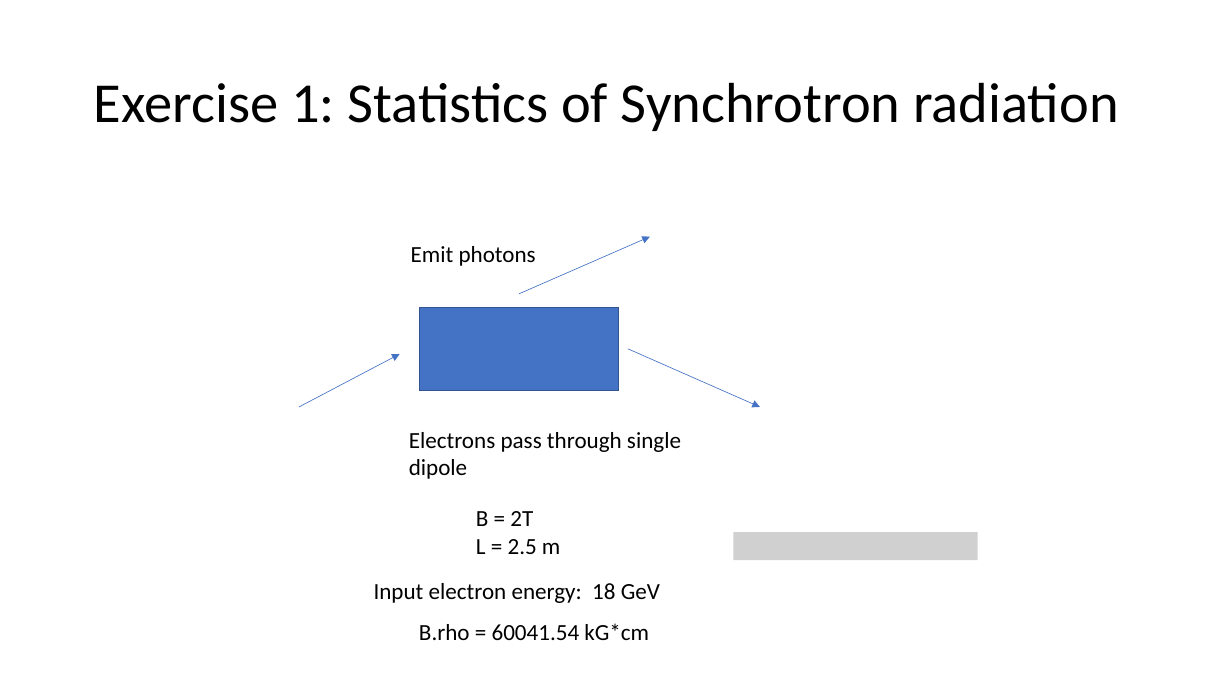
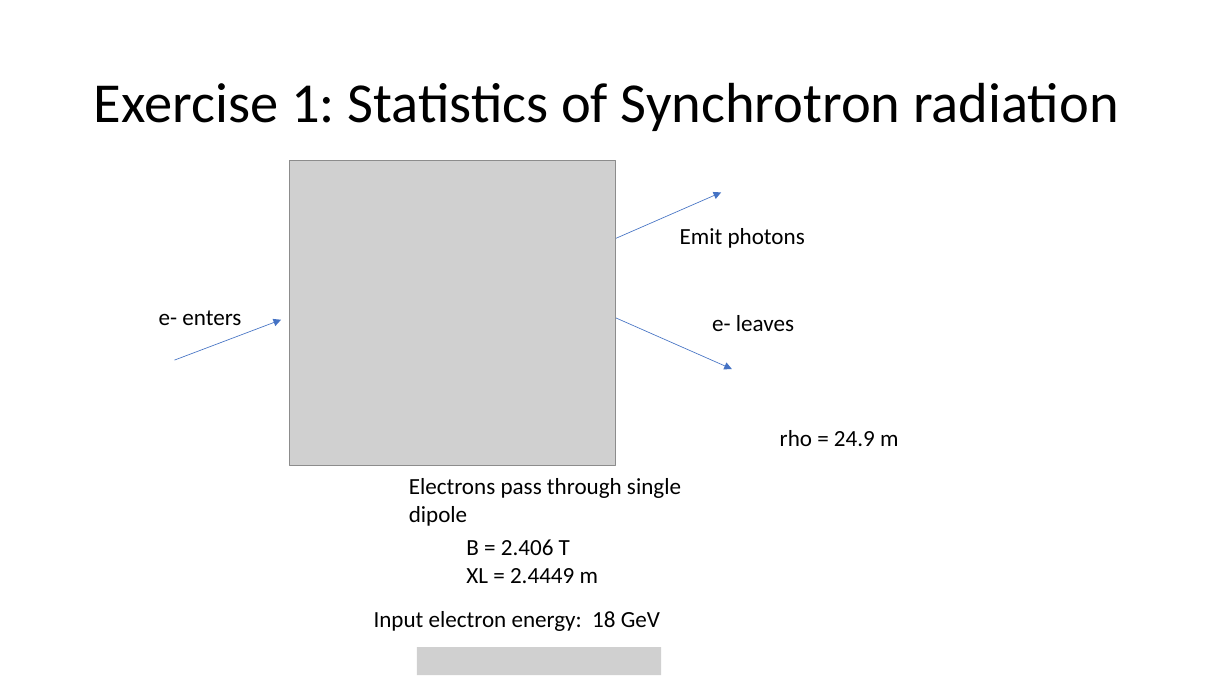
Before and after one commit to radiasoft/Zgoubi-Workshop, a slide deck: slide 2 of Tutorials/Tuesday/TutTu1/Tuesday Tutorial Slides.pptx. Drawn at 1232x693 pixels with LibreOffice and Linux fonts; fonts in the diff are those of the drawing; grey boxes stand for pictures. Boxes give left, top, right and bottom in pixels: in the first picture for what was removed or moved away, otherwise in the second. Text is boxed around its words. In the diff, an @@ line names an element or a change of style, - is before the commit and + after.

```diff
--- a/Tutorials/Tuesday/TutTu1/Tuesday Tutorial Slides.pptx
+++ b/Tutorials/Tuesday/TutTu1/Tuesday Tutorial Slides.pptx
@@ picture added at [289, 160, 616, 465] @@
@@ arrow moved from (519, 294) - (650, 237) to (591, 250) - (722, 192) @@
@@ text "Emit photons": place and size @@
-text "Emit photons" at [411, 246, 536, 266]
+text "Emit photons" at [680, 228, 805, 248]
@@ text added at [159, 310, 241, 325], 18 pt, text #000000 @@
+e- enters
@@ arrow moved from (299, 407) - (400, 354) to (175, 360) - (281, 320) @@
@@ rectangle removed at [420, 308, 619, 391] @@
@@ arrow moved from (628, 349) - (760, 407) to (600, 311) - (732, 369) @@
@@ text added at [712, 315, 794, 331], 18 pt, text #000000 @@
+e- leaves
@@ text added at [780, 430, 898, 446], 18 pt, text #000000 @@
+rho = 24.9 m
@@ text "Electrons pass through single": place and size @@
-text "Electrons pass through single" at [409, 432, 681, 479]
+text "Electrons pass through single" at [409, 478, 681, 526]
@@ text at [466, 539, 598, 583]: text changed @@
-B = 2T
-L = 2.5 m
+B = 2.406 T
+XL = 2.4449 m
@@ picture removed at [734, 532, 978, 560] @@
@@ text "Input electron energy: 18 GeV": place and size @@
-text "Input electron energy: 18 GeV" at [374, 583, 660, 603]
+text "Input electron energy: 18 GeV" at [374, 611, 660, 631]
@@ text removed at [419, 623, 649, 640] @@
-B.rho = 60041.54 kG*cm
@@ picture added at [417, 647, 661, 675] @@
```
Also in this commit, not shown: 3 other slides changed, 10 slides added, 5 slides removed.
